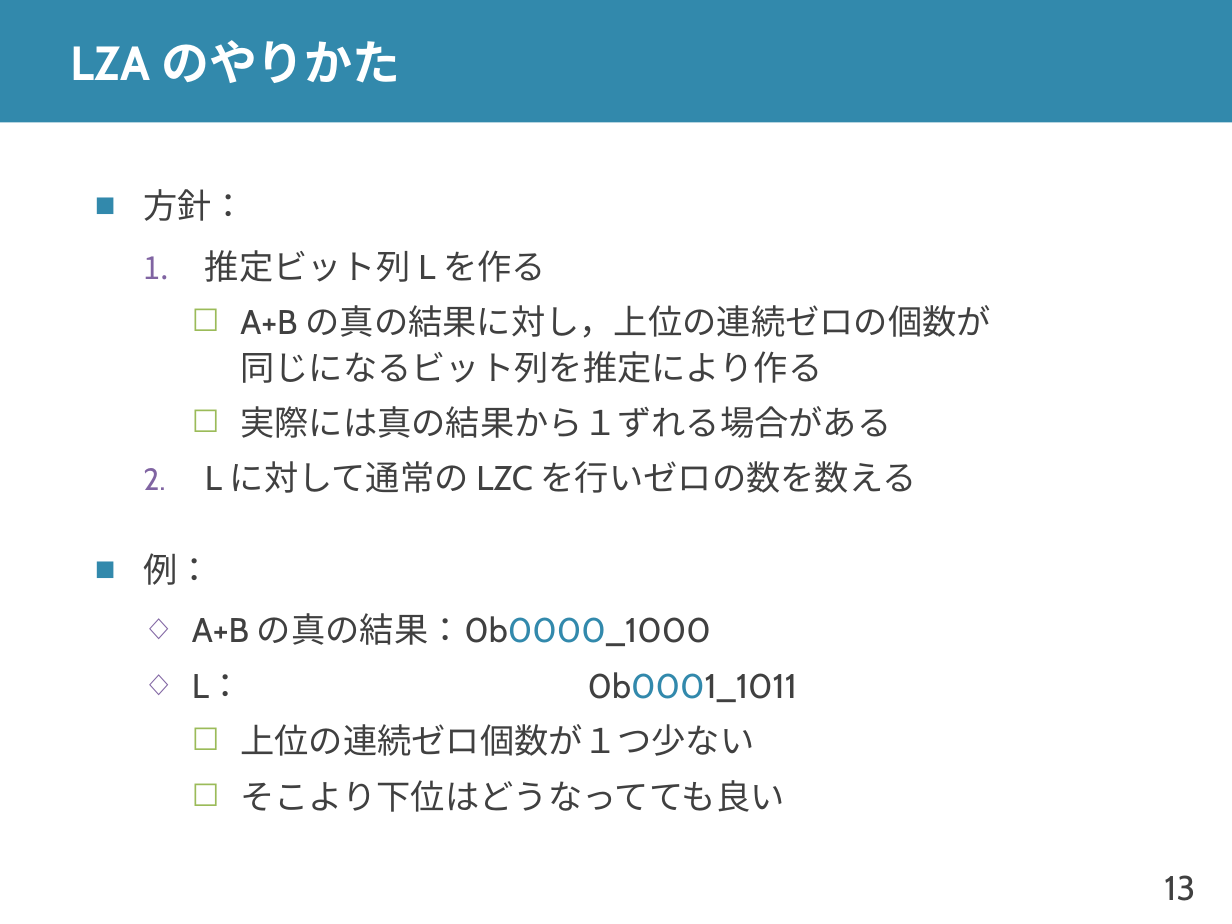
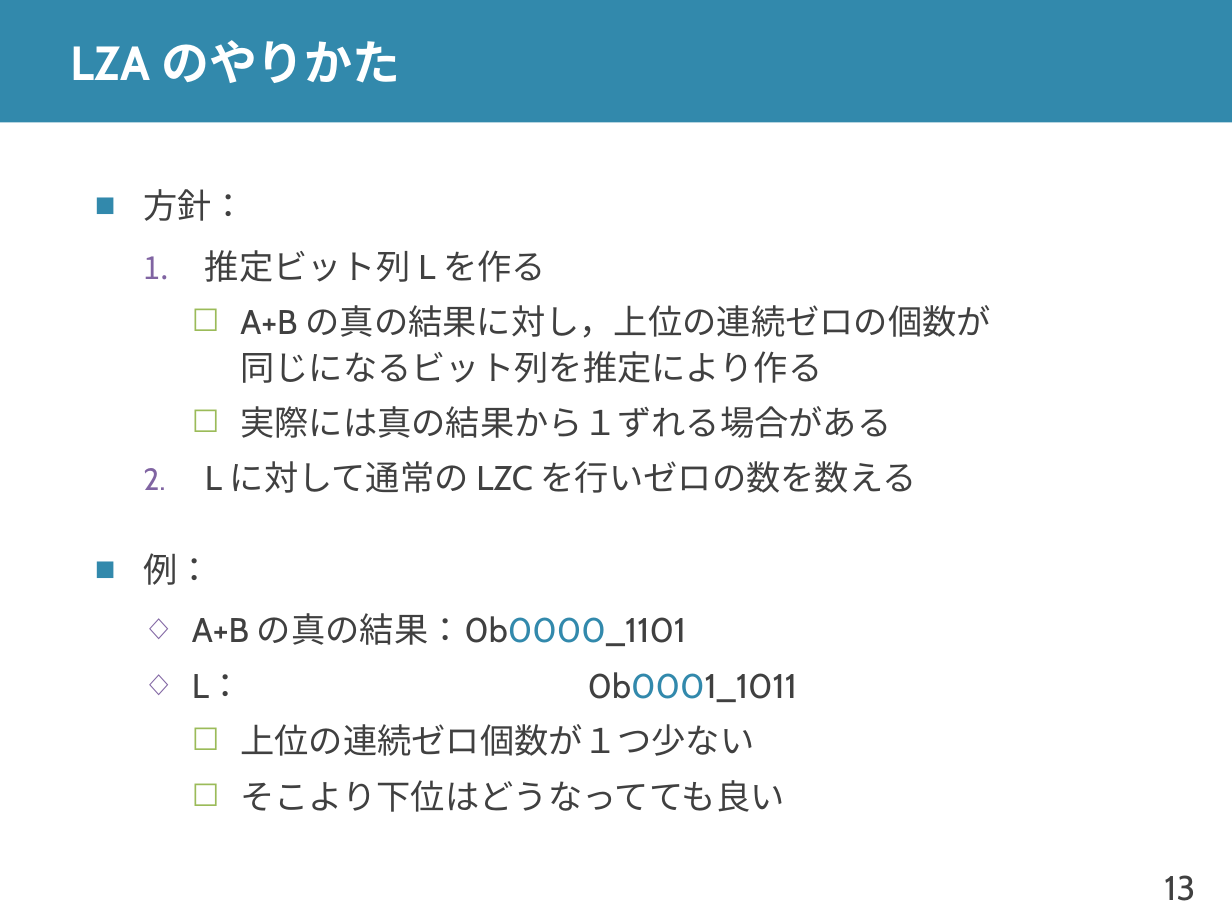
Before and after one commit to shioyadan/advanced-computer-organization, a slide deck: slide 13 of aco-shioya-appendix-fpu.pptx. Drawn at 1232x924 pixels with LibreOffice and Linux fonts; fonts in the diff are those of the drawing. Boxes give left, top, right and bottom in pixels: in the first picture for what was removed or moved away, otherwise in the second. Text is boxed around its words. In the diff, an @@ line names an element or a change of style, - is before the commit and + after.

```diff
--- a/aco-shioya-appendix-fpu.pptx
+++ b/aco-shioya-appendix-fpu.pptx
@@ text at (192, 613, 686, 646): text changed @@
-  ◇ A+B の真の結果： 0b0000_1000
+  ◇ A+B の真の結果： 0b0000_1101
```
Also in this commit, not shown: 6 other slides changed, 1 slide added, 1 slide removed.
